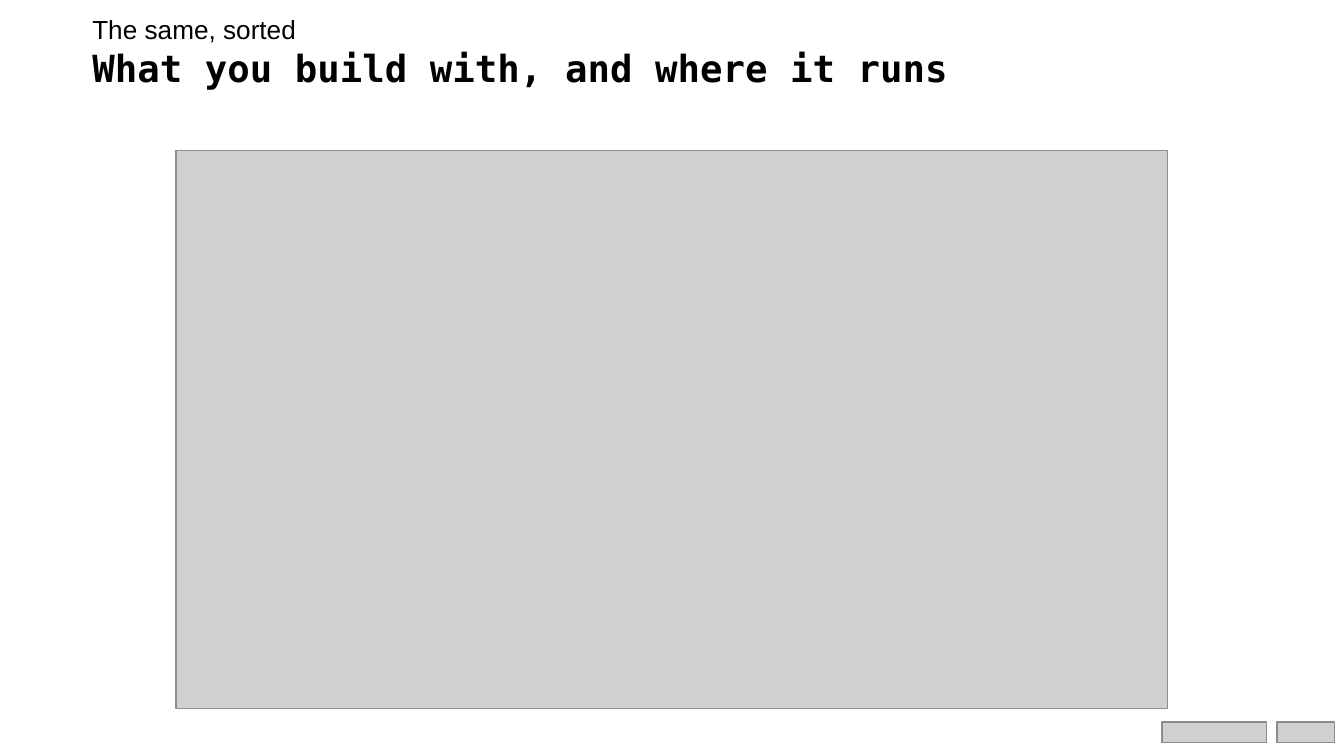
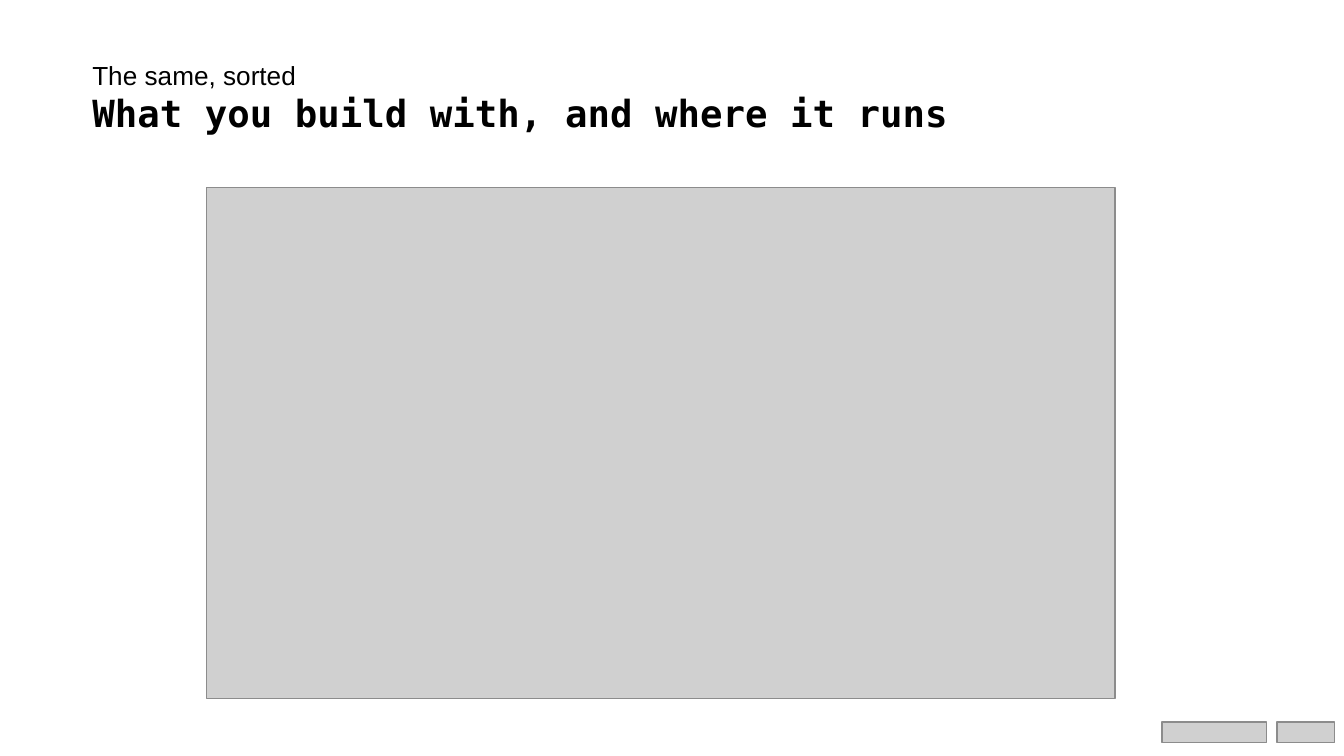
Before and after one commit to Chloe-hr/ai-methods-1-2026, a slide deck: slide 12 of hackathon/docs/slides/02_bring_your_model_online.pptx (slide 10 before the commit). Drawn at 1344x756 pixels with LibreOffice and Linux fonts; fonts in the diff are those of the drawing; grey boxes stand for pictures. Boxes give left, top, right and bottom in pixels: in the first picture for what was removed or moved away, otherwise in the second. Text is boxed around its words. In the diff, an @@ line names an element or a change of style, - is before the commit and + after.

```diff
--- a/hackathon/docs/slides/02_bring_your_model_online.pptx
+++ b/hackathon/docs/slides/02_bring_your_model_online.pptx
@@ text "The same, sorted" moved from (x1=92, y1=20, x2=948, y2=89) to (x1=92, y1=66, x2=948, y2=135) @@
@@ picture resized from (x1=176, y1=151, x2=1168, y2=708) to (x1=207, y1=188, x2=1116, y2=699) @@
```
Also in this commit, not shown: 14 other slides changed, 2 slides added.
